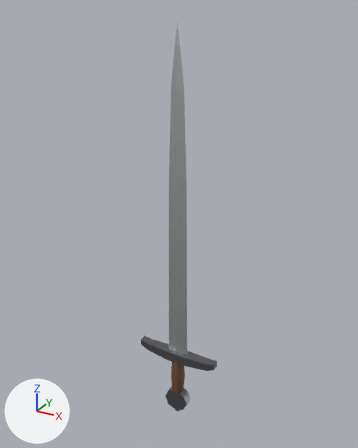
The glTF model sword/export/medieval_sword.glb as it was, and as the next commit left it.
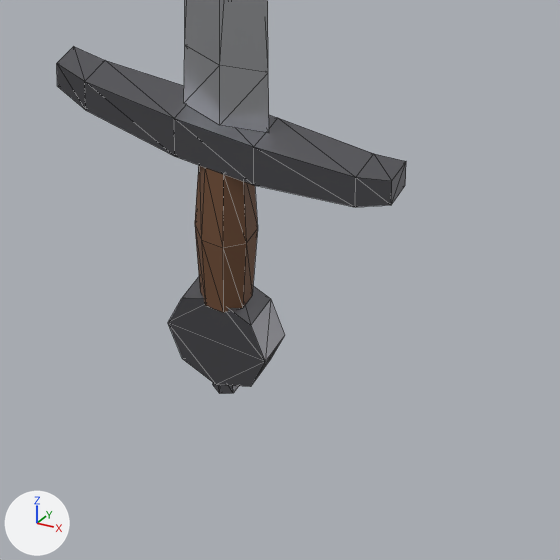
There are two pictures of each version: one whole from a camera (50 mm lens) standing at (0.496, -0.895, 0.8) and looking at (-0.013, 0.03, 0.338), one close up on the part from 36% to 70% of the width and 73% to 100% of the height. The axes (+X, +Y, +Z) are drawn at lower left. The lights are the same throughout. The first two pictures are the older version. The close-ups show mesh edges as thin lines. Where no turn or scale is listed for an object, it has been applied to the vertices. Vertices at exactly the same position are counted once.

Names of what the first close-up shows: 'Blade', 'Grip', 'Guard', 'Pommel'.
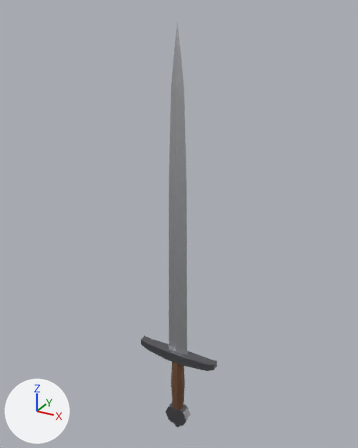
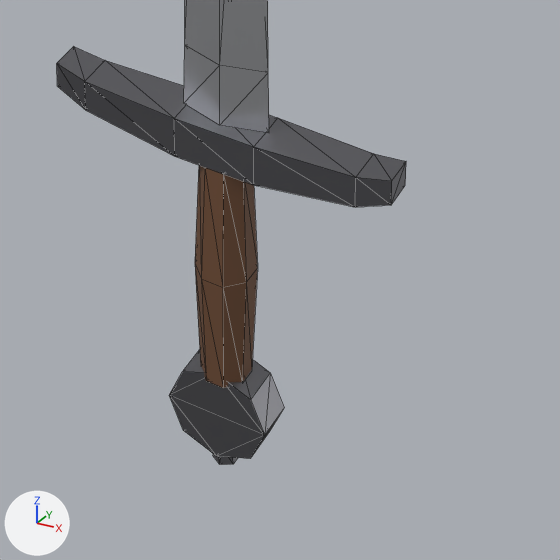
The change, as a list of edits to the scene's bpy script:
```text
Change me_grip:
    used by ob_grip; location = (0.0, 0.0, 0.0)
    remove me_grip.from_pydata(...)  # 24 vertices, 44 faces; spans x -0.0166..0.0166, y -0.0166..0.0166, z -0.124..-0.026
    add me_grip.from_pydata(...)  # 24 vertices, 44 faces; spans x -0.0166..0.0166, y -0.0166..0.0166, z -0.18..-0.026
    me_grip part 1: the whole mesh is scaled about its middle by (1, 1, 1.57), then moved by (0.0, 0.0, -0.028)
Change ob_pommel:
    ob_pommel.location: (0.0, 0.0, -0.15) -> (0.0, 0.0, -0.205)
```

Location of each change, (x1, y1, x2, y2) in pixels of the close-ups (560 x 560 px):
'Pommel', moved
    before: (168, 277, 285, 394)
    after: (169, 350, 284, 465)
'Grip', moved, rescaled (51% taller)
    before: (195, 165, 258, 312)
    after: (195, 165, 258, 388)
